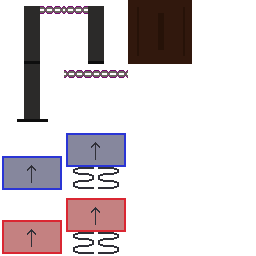
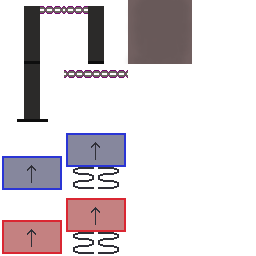
Two versions of the same layered image (256x256). Layer-by-layer changes:
painted on "slide" over 124, 0, 192, 64
